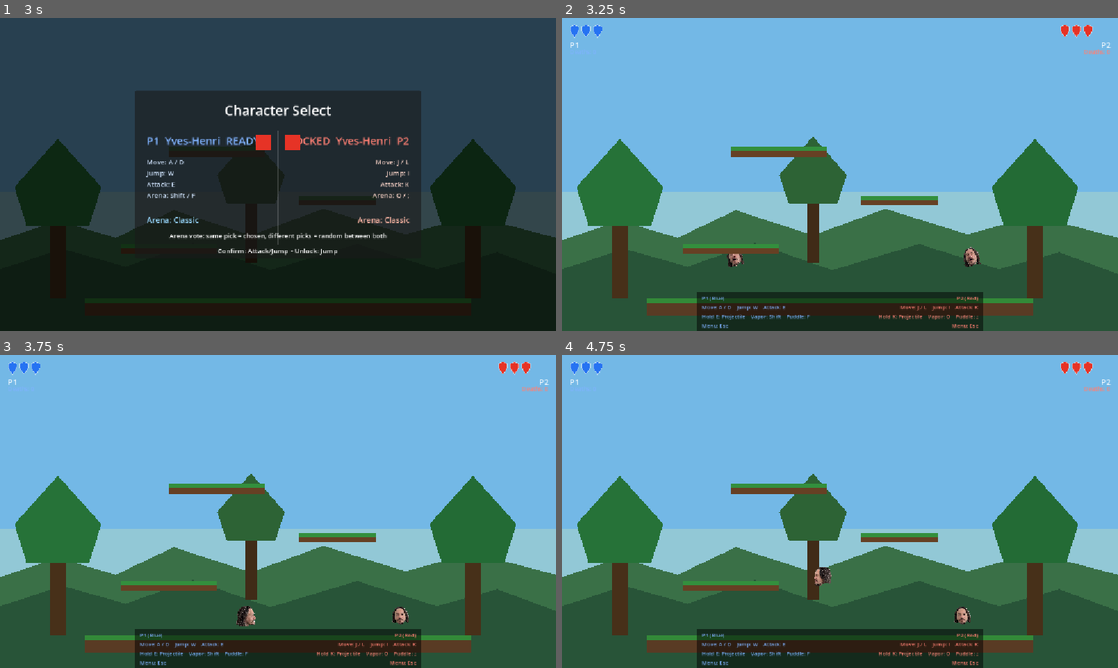
Above: before the commit, frames 1-4 (two rows, left to right).
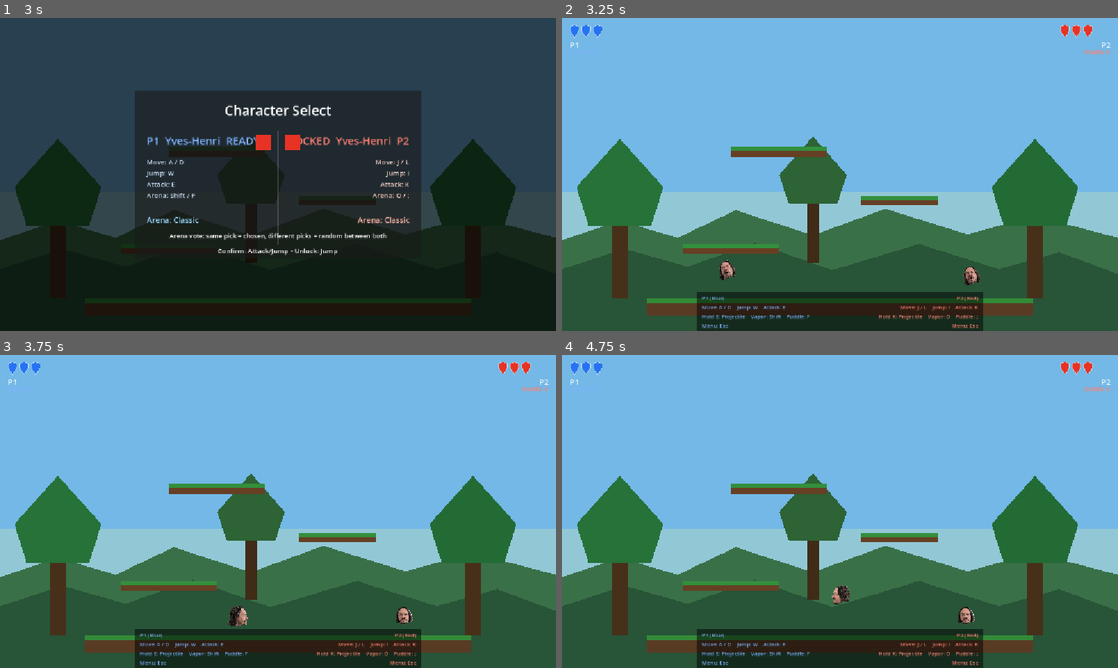
Above: after the commit, the same moments.

Repository: yhovart/smash-hero-rockit
Game: Godot game, scene res://main.tscn
Two runs of this game, one before a commit and one after it. Both use one fixed random seed, a clock stepped at 60 frames per second and the inputs below.
Inputs (mouse positions are in pixels of both pictures, inside the frame that each line leads up to):
- Up to frame 1 (3 s): tap Enter at 0.5, 2 s; move the mouse to (400, 158) at 0.52 s; hold D (p1_right) 0.53-2.03 s; tap E (p1_attack) at 0.6 s; click (400, 158) at 0.67 s; tap W (p1_jump) at 0.77, 1.52 s; tap Space at 1.25, 2.75 s; move the mouse to (166, 190) at 1.27 s; tap F (p1_puddle) at 1.35 s; move the mouse to (333, 105) at 2.02 s; hold A (p1_left) 2.03-2.78 s; tap Shift (p1_vapor) at 2.1 s; move the mouse to (250, 237) at 2.77 s; hold D (p1_right) from 2.78 s (still down); tap K (p2_attack) at 2.85 s; click (250, 237) at 2.92 s
- Up to frame 2 (3.25 s): keep holding D (p1_right); tap W (p1_jump) at 3.02 s
- Up to frame 3 (3.75 s): keep holding D (p1_right); move the mouse to (444, 558) at 3.52 s; tap J (p2_left) at 3.6 s
- Up to frame 4 (4.75 s): tap W (p1_jump) at 3.77, 4.52 s; move the mouse to (673, 464) at 4.27 s; release D (p1_right) at 4.28 s; hold A (p1_left) from 4.28 s (still down); tap , (p2_puddle) at 4.35 s

Frame 1 is identical in both runs. In frame 2, 0.5% of the frame differs, in the area x 28-76%, y 73-86%; in frame 3, 0.4%; in frame 4, 0.5%.

Commit message:
jump arrangements

Diff:
--- a/player/player.gd
+++ b/player/player.gd
@@ -3,7 +3,17 @@
 enum Form { WATER, VAPOR, PUDDLE }
 
 const SPEED = 300.0
-const JUMP_VELOCITY = -550.0
+const ACCELERATION = 3200.0
+const DECELERATION = 4000.0
+const AIR_ACCELERATION = 2400.0
+const AIR_DECELERATION = 1400.0
+const JUMP_VELOCITY = -480.0
+const FALL_GRAVITY_MULT = 2.5
+const LOW_JUMP_GRAVITY_MULT = 4.5
+const COYOTE_TIME = 0.1
+const JUMP_BUFFER_TIME = 0.12
+const DOUBLE_JUMP_VELOCITY = -420.0
+const FAST_FALL_SPEED = 900.0
 const VAPOR_SPEED = 120.0
 const VAPOR_FLOAT = -80.0
 const VAPOR_MAX_TIME = 3.0
@@ -43,6 +53,11 @@
 const PUDDLE_BUFFER_TIME = 0.2
 var drop_through_timer := 0.0
 const DROP_THROUGH_TIME = 0.25
+var coyote_timer := 0.0
+var jump_buffer_timer := 0.0
+var was_on_floor := false
+var has_double_jump := true
+var is_fast_falling := false
 const VISUAL_STATES := ["face", "left", "right", "attack", "dolor"]
 var visual_textures: Dictionary = {}
 
@@ -141,6 +156,10 @@
 	$ChargeVisual.visible = false
 	charge_time = 0.0
 	drop_through_timer = 0.0
+	coyote_timer = 0.0
+	jump_buffer_timer = 0.0
+	has_double_jump = true
+	is_fast_falling = false
 	set_collision_mask_value(1, true)
 	invincible_timer = HIT_INVINCIBILITY
 	global_position = spawn_position
@@ -227,18 +246,57 @@
 	get_parent().add_child(proj)
 
 func _normal_physics(delta: float) -> void:
-	if not is_on_floor():
-		velocity += get_gravity() * delta
-
-	if Input.is_action_just_pressed(action_jump) and is_on_floor():
+	var on_floor := is_on_floor()
+
+	if on_floor:
+		coyote_timer = COYOTE_TIME
+		has_double_jump = true
+		is_fast_falling = false
+	else:
+		coyote_timer = max(coyote_timer - delta, 0.0)
+
+	if Input.is_action_just_pressed(action_jump):
+		jump_buffer_timer = JUMP_BUFFER_TIME
+	else:
+		jump_buffer_timer = max(jump_buffer_timer - delta, 0.0)
+
+	if not on_floor:
+		var grav := get_gravity()
+		if is_fast_falling:
+			velocity.y = FAST_FALL_SPEED
+		elif velocity.y > 0.0:
+			velocity += grav * FALL_GRAVITY_MULT * delta
+		elif not Input.is_action_pressed(action_jump):
+			velocity += grav * LOW_JUMP_GRAVITY_MULT * delta
+		else:
+			velocity += grav * delta
+
+	if Input.is_action_just_pressed(action_puddle) and not on_floor and velocity.y >= 0.0:
+		is_fast_falling = true
+
+	var can_jump := coyote_timer > 0.0
+	if jump_buffer_timer > 0.0 and can_jump:
 		velocity.y = JUMP_VELOCITY
+		jump_buffer_timer = 0.0
+		coyote_timer = 0.0
+		is_fast_falling = false
+	elif jump_buffer_timer > 0.0 and not can_jump and has_double_jump:
+		velocity.y = DOUBLE_JUMP_VELOCITY
+		jump_buffer_timer = 0.0
+		has_double_jump = false
+		is_fast_falling = false
 
 	var direction := Input.get_axis(action_left, action_right)
+	var accel: float
+	if on_floor:
+		accel = ACCELERATION if direction else DECELERATION
+	else:
+		accel = AIR_ACCELERATION if direction else AIR_DECELERATION
 	if direction:
-		velocity.x = direction * SPEED
+		velocity.x = move_toward(velocity.x, direction * SPEED, accel * delta)
 		facing = sign(direction)
 	else:
-		velocity.x = move_toward(velocity.x, 0, SPEED)
+		velocity.x = move_toward(velocity.x, 0.0, accel * delta)
 
 func _vapor_physics(_delta: float) -> void:
 	velocity.y = VAPOR_FLOAT
